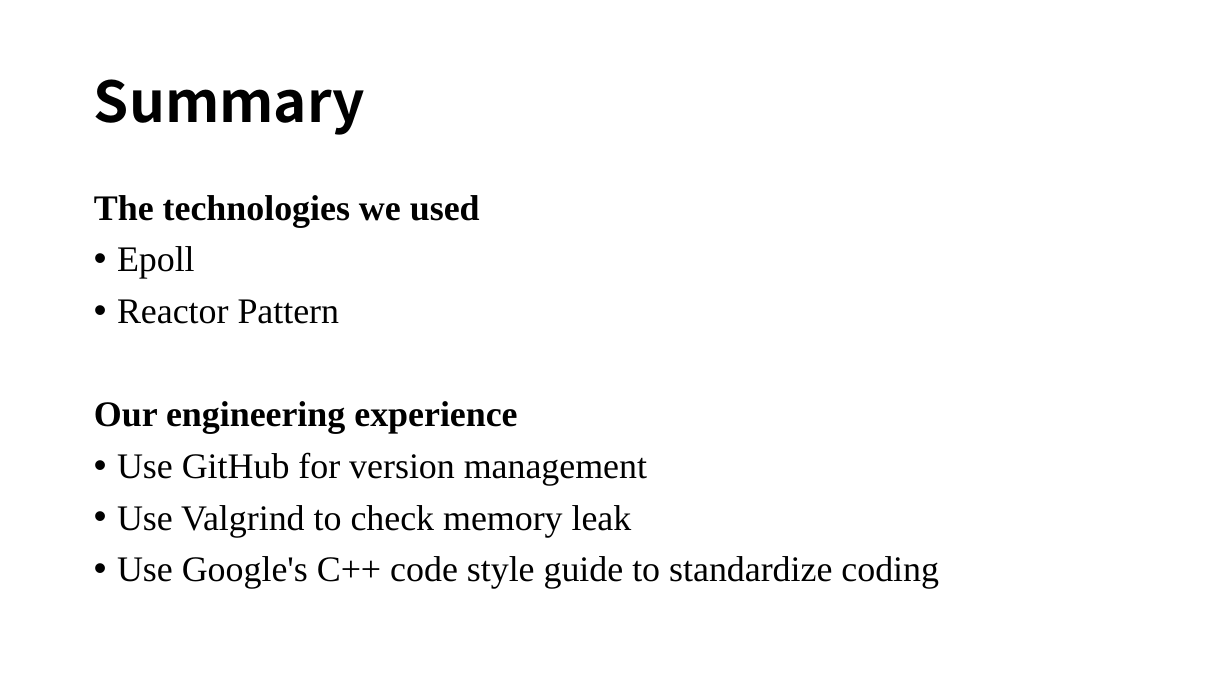
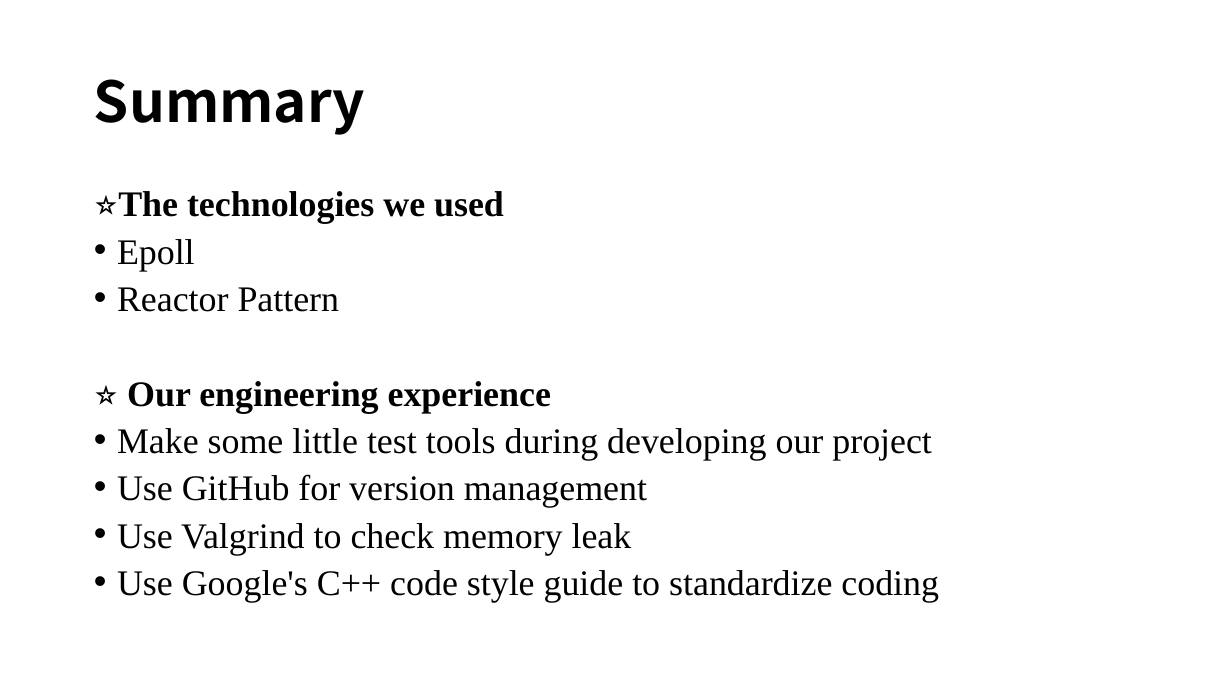
Before and after one commit to WU-SUNFLOWER/LuckyServer, a slide deck: slide 2 of docs/LuckyServer.pptx. Drawn at 1232x693 pixels with LibreOffice and Linux fonts; fonts in the diff are those of the drawing. Boxes give left, top, right and bottom in pixels: in the first picture for what was removed or moved away, otherwise in the second. Text is boxed around its words. In the diff, an @@ line names an element or a change of style, - is before the commit and + after.

```diff
--- a/docs/LuckyServer.pptx
+++ b/docs/LuckyServer.pptx
@@ text at [94,191,504,224]: text changed @@
-The technologies we used
+⭐The technologies we used
@@ text at [117,239,939,603]: line spacing 0.9 to 0.8 @@
@@ text at [117,381,932,460]: text changed; bold off @@
-Our engineering experience
+⭐ Our engineering experience
+• Make some little test tools during developing our project
```
Also in this commit, not shown: 1 other slide changed, 6 slides added.
